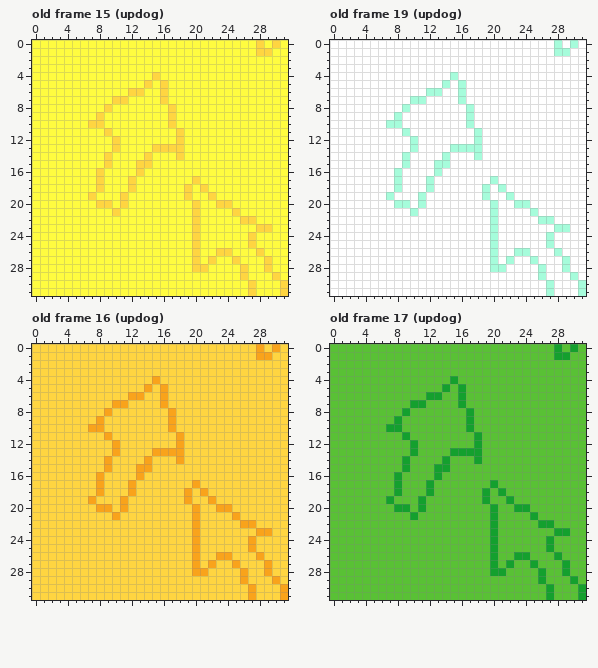
Pixel-art file, stored at ASSETs/graphics/patterns.aseprite. Above: the version before the commit.
32x32 pixels, 20 frames. Shown: old frame 15 (updog), old frame 19 (updog), old frame 16 (updog), old frame 17 (updog). The commit also changed other frames, which this record leaves out.
Once edited:
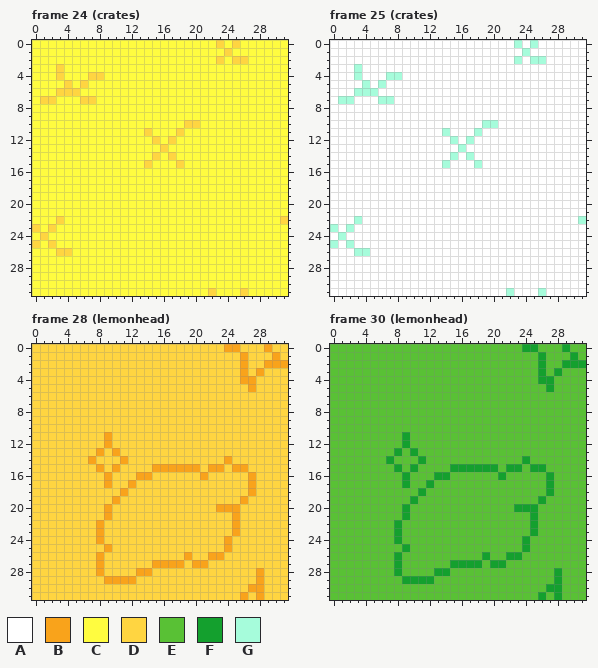
Palette (. is transparent): A #ffffff  B #f9a31b  C #fffc40  D #ffd541  E #59c135  F #14a02e  G #a6fcdb
A new or re-ordered frame is compared with the old frame closest to it.
Change:
frames 20 -> 54
Frame 24 (crates) is new; against old frame 15 (updog):
y 0: x 23 C -> D; x 25 C -> D; x 28 D -> C; x 30 D -> C
y 1: x 24 C -> D; x 28..29 DD -> CC
y 2: x 23 C -> D; x 25..26 CC -> DD
y 3: x 3 C -> D
y 4: x 3 C -> D; x 7..8 CC -> DD; x 15 D -> C
y 5: x 4 C -> D; x 6 C -> D; x 14 D -> C; x 16 D -> C
y 6: x 3..5 CCC -> DDD; x 12..13 DD -> CC; x 16 D -> C
y 7: x 1..2 CC -> DD; x 6..7 CC -> DD; x 10..11 DD -> CC; x 16 D -> C
y 8: x 9 D -> C; x 17 D -> C
y 9: x 8 D -> C; x 17 D -> C
y 10: x 7..8 DD -> CC; x 17 D -> C; x 19..20 CC -> DD
y 11: x 9 D -> C; x 14 C -> D
y 12: x 10 D -> C; x 15 C -> D; x 17..18 CD -> DC
y 13: x 10 D -> C; x 15 D -> C; x 17..18 DD -> CC
y 14: x 9 D -> C; x 14..15 DC -> CD; x 17..18 CD -> DC
y 15: x 9 D -> C; x 13 D -> C; x 18 C -> D
y 16: x 8 D -> C; x 13 D -> C
y 17: x 8 D -> C; x 12 D -> C; x 20 D -> C
y 18: x 8 D -> C; x 12 D -> C; x 19 D -> C; x 21 D -> C
y 19: x 7 D -> C; x 11 D -> C; x 19 D -> C; x 22 D -> C
y 20: x 8..9 DD -> CC; x 11 D -> C; x 20 D -> C; x 23..24 DD -> CC
y 21: x 10 D -> C; x 20 D -> C; x 25 D -> C
y 22: x 3 C -> D; x 20 D -> C; x 26..27 DD -> CC; x 31 C -> D
y 23: x 0 C -> D; x 2 C -> D; x 20 D -> C; x 28..29 DD -> CC
y 24: x 1 C -> D; x 20 D -> C; x 27 D -> C
y 25: x 0 C -> D; x 2 C -> D; x 20 D -> C; x 27 D -> C
y 26: x 3..4 CC -> DD; x 20 D -> C; x 23..24 DD -> CC; x 28 D -> C
y 27: x 20 D -> C; x 22 D -> C; x 25 D -> C; x 29 D -> C
y 28: x 20..21 DD -> CC; x 26 D -> C; x 29 D -> C
y 29: x 26 D -> C; x 30 D -> C
y 30: x 27 D -> C; x 31 D -> C
y 31: x 22 C -> D; x 26..27 CD -> DC; x 31 D -> C
Frame 25 (crates) is new; against old frame 19 (updog):
y 0: x 23 A -> G; x 25 A -> G; x 28 G -> A; x 30 G -> A
y 1: x 24 A -> G; x 28..29 GG -> AA
y 2: x 23 A -> G; x 25..26 AA -> GG
y 3: x 3 A -> G
y 4: x 3 A -> G; x 7..8 AA -> GG; x 15 G -> A
y 5: x 4 A -> G; x 6 A -> G; x 14 G -> A; x 16 G -> A
y 6: x 3..5 AAA -> GGG; x 12..13 GG -> AA; x 16 G -> A
y 7: x 1..2 AA -> GG; x 6..7 AA -> GG; x 10..11 GG -> AA; x 16 G -> A
y 8: x 9 G -> A; x 17 G -> A
y 9: x 8 G -> A; x 17 G -> A
y 10: x 7..8 GG -> AA; x 17 G -> A; x 19..20 AA -> GG
y 11: x 9 G -> A; x 14 A -> G
y 12: x 10 G -> A; x 15 A -> G; x 17..18 AG -> GA
y 13: x 10 G -> A; x 15 G -> A; x 17..18 GG -> AA
y 14: x 9 G -> A; x 14..15 GA -> AG; x 17..18 AG -> GA
y 15: x 9 G -> A; x 13 G -> A; x 18 A -> G
y 16: x 8 G -> A; x 13 G -> A
y 17: x 8 G -> A; x 12 G -> A; x 20 G -> A
y 18: x 8 G -> A; x 12 G -> A; x 19 G -> A; x 21 G -> A
y 19: x 7 G -> A; x 11 G -> A; x 19 G -> A; x 22 G -> A
y 20: x 8..9 GG -> AA; x 11 G -> A; x 20 G -> A; x 23..24 GG -> AA
y 21: x 10 G -> A; x 20 G -> A; x 25 G -> A
y 22: x 3 A -> G; x 20 G -> A; x 26..27 GG -> AA; x 31 A -> G
y 23: x 0 A -> G; x 2 A -> G; x 20 G -> A; x 28..29 GG -> AA
y 24: x 1 A -> G; x 20 G -> A; x 27 G -> A
y 25: x 0 A -> G; x 2 A -> G; x 20 G -> A; x 27 G -> A
y 26: x 3..4 AA -> GG; x 20 G -> A; x 23..24 GG -> AA; x 28 G -> A
y 27: x 20 G -> A; x 22 G -> A; x 25 G -> A; x 29 G -> A
y 28: x 20..21 GG -> AA; x 26 G -> A; x 29 G -> A
y 29: x 26 G -> A; x 30 G -> A
y 30: x 27 G -> A; x 31 G -> A
y 31: x 22 A -> G; x 26..27 AG -> GA; x 31 G -> A
Frame 28 (lemonhead) is new; against old frame 16 (updog):
y 0: x 24..25 DD -> BB; x 28..30 BDB -> DBD
y 1: x 26 D -> B; x 28..30 BBD -> DDB
y 2: x 26 D -> B; x 29..31 DDD -> BBB
y 3: x 26 D -> B; x 28 D -> B
y 4: x 15 B -> D; x 26..27 DD -> BB
y 5: x 14 B -> D; x 16 B -> D; x 27 D -> B
y 6: x 12..13 BB -> DD; x 16 B -> D
y 7: x 10..11 BB -> DD; x 16 B -> D
y 8: x 9 B -> D; x 17 B -> D
y 9: x 8 B -> D; x 17 B -> D
y 10: x 7..8 BB -> DD; x 17 B -> D
y 11: x 18 B -> D
y 12: x 9..10 DB -> BD; x 18 B -> D
y 13: x 8 D -> B; x 15..18 BBBB -> DDDD
y 14: x 7 D -> B; x 9 B -> D; x 11 D -> B; x 14 B -> D; x 18 B -> D; x 24 D -> B
y 15: x 8..10 DBD -> BDB; x 13..20 BBDDDDDD -> DDBBBBBB; x 22..23 DD -> BB; x 25..26 DD -> BB
y 16: x 8..9 BD -> DB; x 14 D -> B; x 21 D -> B; x 27 D -> B
y 17: x 8..9 BD -> DB; x 20 B -> D; x 27 D -> B
y 18: x 8 B -> D; x 11..12 DB -> BD; x 19 B -> D; x 21 B -> D; x 27 D -> B
y 19: x 7 B -> D; x 10..11 DB -> BD; x 19 B -> D; x 22 B -> D; x 26 D -> B
y 20: x 8 B -> D; x 11 B -> D; x 20 B -> D; x 25 D -> B
y 21: x 9..10 DB -> BD; x 20 B -> D
y 22: x 8 D -> B; x 20 B -> D; x 25..27 DBB -> BDD
y 23: x 8 D -> B; x 20 B -> D; x 25 D -> B; x 28..29 BB -> DD
y 24: x 8 D -> B; x 20 B -> D; x 24 D -> B; x 27 B -> D
y 25: x 9 D -> B; x 20 B -> D; x 24 D -> B; x 27 B -> D
y 26: x 8 D -> B; x 19..20 DB -> BD; x 22 D -> B; x 24 B -> D; x 28 B -> D
y 27: x 8 D -> B; x 15..18 DDDD -> BBBB; x 21..22 DB -> BD; x 25 B -> D; x 29 B -> D
y 28: x 8 D -> B; x 13..14 DD -> BB; x 20..21 BB -> DD; x 26 B -> D; x 28..29 DB -> BD
y 29: x 9..12 DDDD -> BBBB; x 26 B -> D; x 28 D -> B; x 30 B -> D
y 30: x 28 D -> B; x 31 B -> D
y 31: x 26..28 DBD -> BDB; x 31 B -> D
Frame 30 (lemonhead) is new; against old frame 17 (updog):
y 0: x 24..25 EE -> FF; x 28..30 FEF -> EFE
y 1: x 26 E -> F; x 28..30 FFE -> EEF
y 2: x 26 E -> F; x 29..31 EEE -> FFF
y 3: x 26 E -> F; x 28 E -> F
y 4: x 15 F -> E; x 26..27 EE -> FF
y 5: x 14 F -> E; x 16 F -> E; x 27 E -> F
y 6: x 12..13 FF -> EE; x 16 F -> E
y 7: x 10..11 FF -> EE; x 16 F -> E
y 8: x 9 F -> E; x 17 F -> E
y 9: x 8 F -> E; x 17 F -> E
y 10: x 7..8 FF -> EE; x 17 F -> E
y 11: x 18 F -> E
y 12: x 9..10 EF -> FE; x 18 F -> E
y 13: x 8 E -> F; x 15..18 FFFF -> EEEE
y 14: x 7 E -> F; x 9 F -> E; x 11 E -> F; x 14 F -> E; x 18 F -> E; x 24 E -> F
y 15: x 8..10 EFE -> FEF; x 13..20 FFEEEEEE -> EEFFFFFF; x 22..23 EE -> FF; x 25..26 EE -> FF
y 16: x 8..9 FE -> EF; x 14 E -> F; x 21 E -> F; x 27 E -> F
y 17: x 8..9 FE -> EF; x 20 F -> E; x 27 E -> F
y 18: x 8 F -> E; x 11..12 EF -> FE; x 19 F -> E; x 21 F -> E; x 27 E -> F
y 19: x 7 F -> E; x 10..11 EF -> FE; x 19 F -> E; x 22 F -> E; x 26 E -> F
y 20: x 8 F -> E; x 11 F -> E; x 20 F -> E; x 25 E -> F
y 21: x 9..10 EF -> FE; x 20 F -> E
y 22: x 8 E -> F; x 20 F -> E; x 25..27 EFF -> FEE
y 23: x 8 E -> F; x 20 F -> E; x 25 E -> F; x 28..29 FF -> EE
y 24: x 8 E -> F; x 20 F -> E; x 24 E -> F; x 27 F -> E
y 25: x 9 E -> F; x 20 F -> E; x 24 E -> F; x 27 F -> E
y 26: x 8 E -> F; x 19..20 EF -> FE; x 22 E -> F; x 24 F -> E; x 28 F -> E
y 27: x 8 E -> F; x 15..18 EEEE -> FFFF; x 21..22 EF -> FE; x 25 F -> E; x 29 F -> E
y 28: x 8 E -> F; x 13..14 EE -> FF; x 20..21 FF -> EE; x 26 F -> E; x 28..29 EF -> FE
y 29: x 9..12 EEEE -> FFFF; x 26 F -> E; x 28 E -> F; x 30 F -> E
y 30: x 28 E -> F; x 31 F -> E
y 31: x 26..28 EFE -> FEF; x 31 F -> E
Changed places in both pictures, as pixel boxes (x1, y1, x2, y2):
changed: (216, 40, 280, 64)
changed: (32, 64, 288, 296)
changed: (514, 40, 578, 64)
changed: (330, 64, 586, 296)
changed: (88, 344, 288, 600)
changed: (386, 344, 586, 600)
